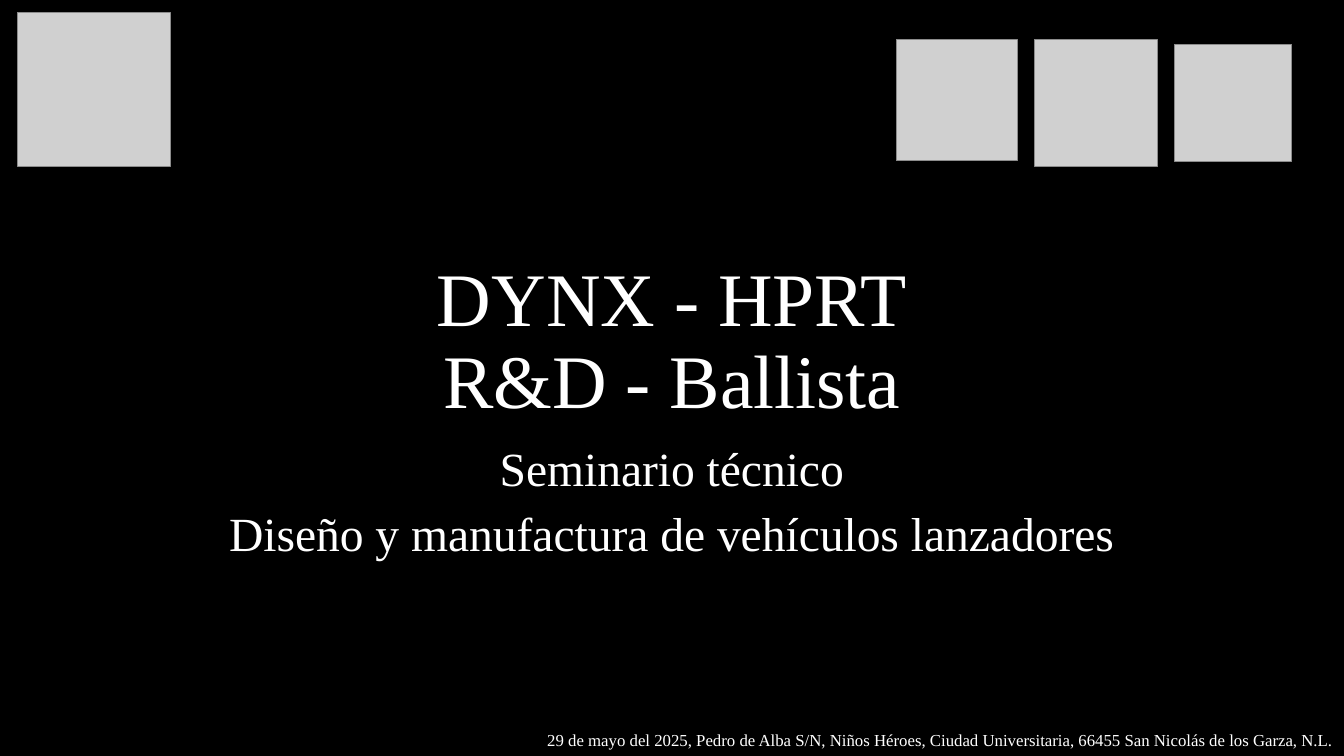
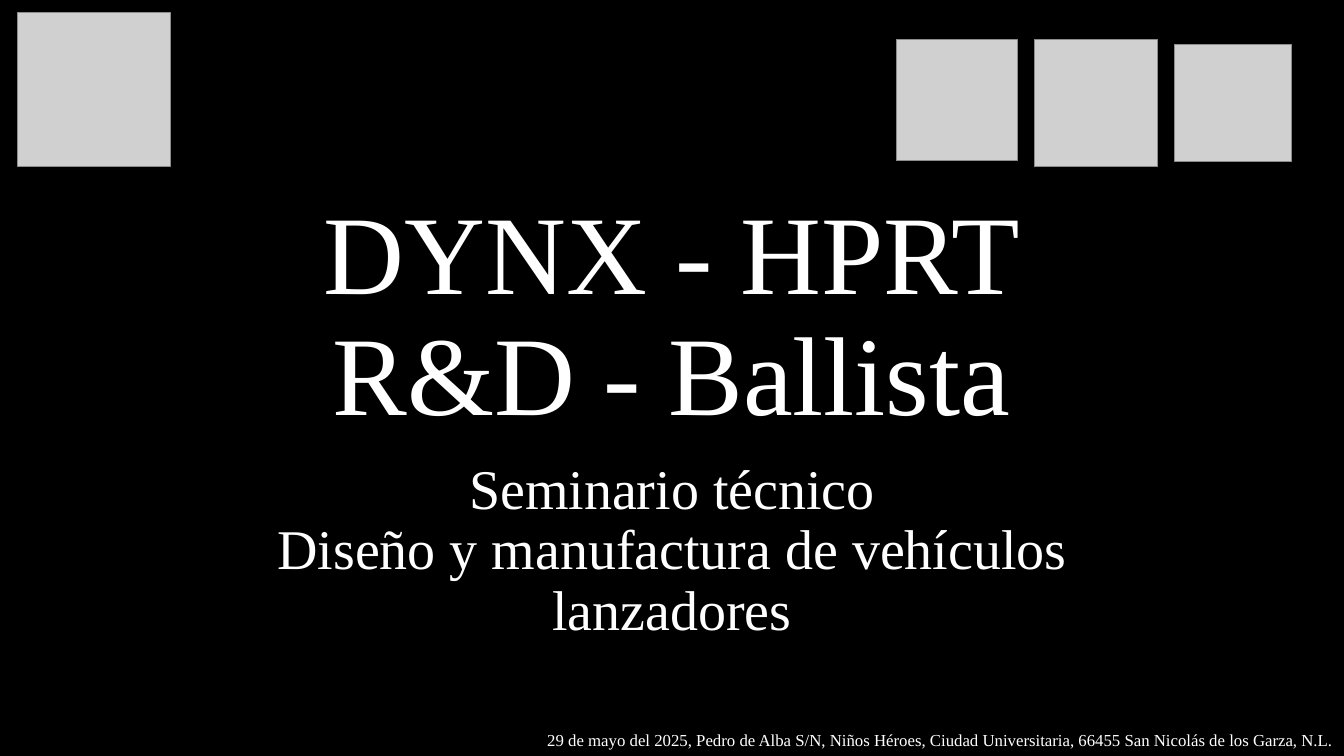
Before and after one commit to Archimedean2345/rocketry-aero-and-stability, a slide deck: slide 1 of Programa Ballista- R&D Seminary.pptx. Drawn at 1344x756 pixels with LibreOffice and Linux fonts; fonts in the diff are those of the drawing; grey boxes stand for pictures. Boxes give left, top, right and bottom in pixels: in the first picture for what was removed or moved away, otherwise in the second. Text is boxed around its words. In the diff, an @@ line names an element or a change of style, - is before the commit and + after.

Commit message:
update Ballista program

```diff
--- a/Programa Ballista- R&D Seminary.pptx
+++ b/Programa Ballista- R&D Seminary.pptx
@@ title "DYNX - HPRT R&D - ...": place and size @@
-title "DYNX - HPRT R&D - ..." at (437, 276, 907, 409)
+title "DYNX - HPRT R&D - ..." at (324, 220, 1019, 416)
@@ title "DYNX - HPRT R&D - ..." at (324, 220, 1019, 416): size 54 to 80 pt @@
@@ subtitle "Seminario técnico": place and size @@
-subtitle "Seminario técnico" at (229, 453, 1114, 561)
+subtitle "Seminario técnico" at (277, 470, 1066, 631)
@@ subtitle "Seminario técnico" at (277, 470, 1066, 631): size 34 to 40 pt; less space between paragraphs; vertical alignment top to bottom @@
```
Also in this commit, not shown: 1 other slide changed.
